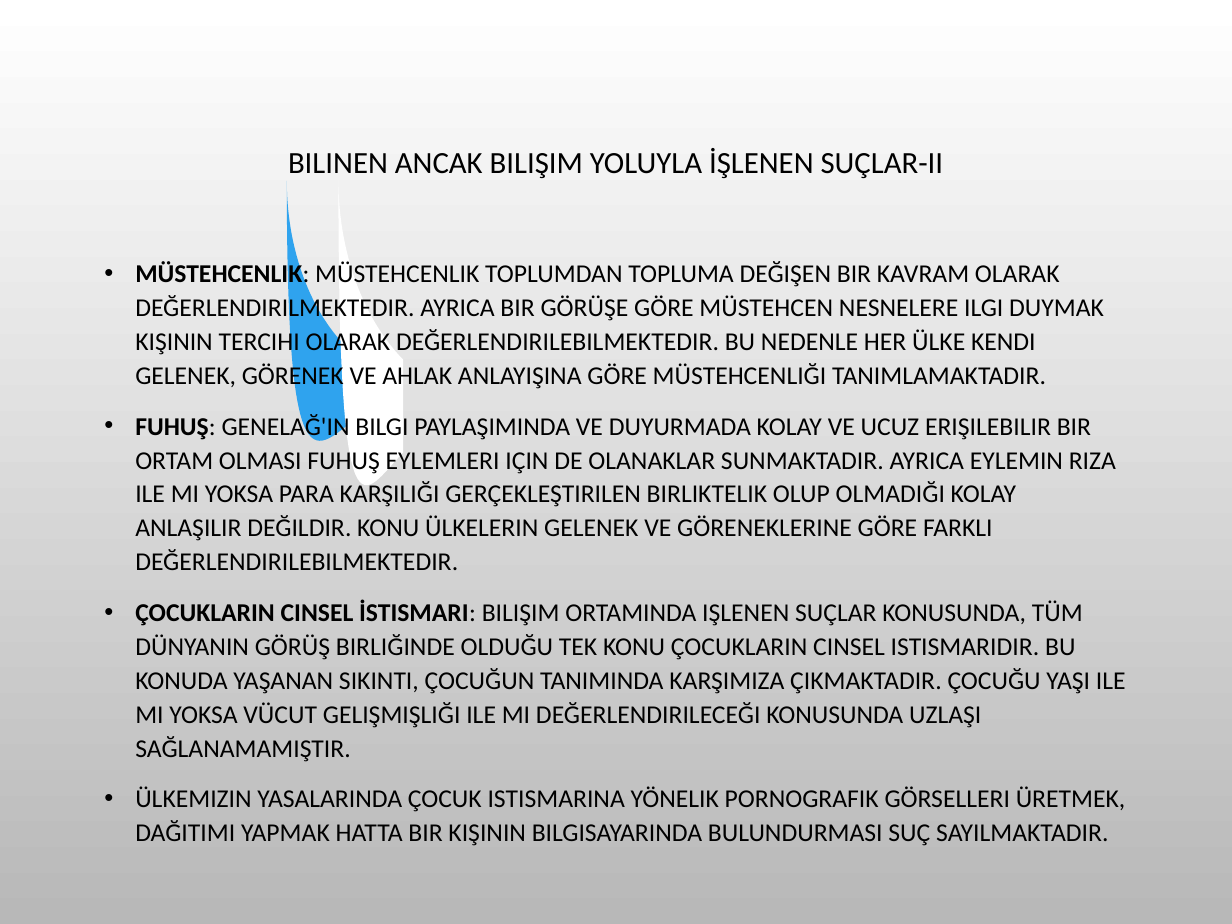
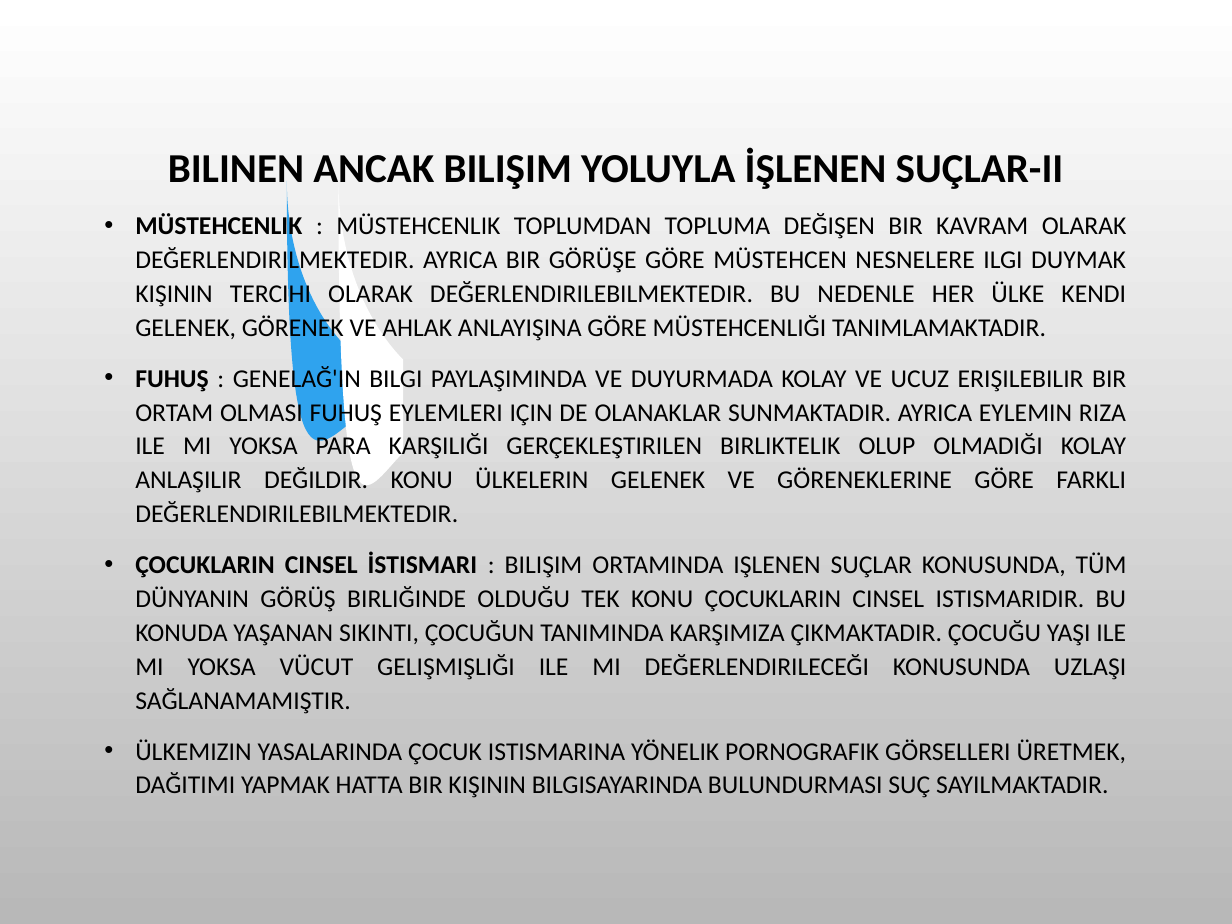
Before and after one commit to SevdanurGENC/20-21-Lecture-Notes, a slide deck: slide 18 of Bilişim Etiği ve Hukuku/3. Bolum - Meslek Etigi.ppt. Drawn at 1232x924 pixels with LibreOffice and Linux fonts; fonts in the diff are those of the drawing; background and template pictures are left out. Boxes give left, top, right and bottom in pixels: in the first picture for what was removed or moved away, otherwise in the second. Text is boxed around its words. In the diff, an @@ line names an element or a change of style, - is before the commit and + after.

```diff
--- a/Bilişim Etiği ve Hukuku/3. Bolum - Meslek Etigi.ppt
+++ b/Bilişim Etiği ve Hukuku/3. Bolum - Meslek Etigi.ppt
@@ title "BILINEN ANCAK BILIŞIM YOLUYLA İŞLENEN ..." at (168, 148, 1064, 189): size 18 to 24 pt, bold on @@
@@ text at (135, 213, 1127, 714): text changed @@
-• MÜSTEHCENLIK: MÜSTEHCENLIK TOPLUMDAN TOPLUMA DEĞIŞEN BIR KAVRAM OLARAK DEĞERLENDIRILMEKTEDIR. AYRICA BIR GÖRÜŞE GÖRE MÜSTEHCEN NESNELERE ILGI DUYMAK KIŞININ TERCIHI OLARAK DEĞERLENDIRILEBILMEKTEDIR. BU NEDENLE HER ÜLKE KENDI GELENEK, GÖRENEK VE AHLAK ANLAYIŞINA GÖRE MÜSTEHCENLIĞI TANIMLAMAKTADIR.
-• FUHUŞ: GENELAĞ'IN BILGI PAYLAŞIMINDA VE DUYURMADA KOLAY VE UCUZ ERIŞILEBILIR BIR ORTAM OLMASI FUHUŞ EYLEMLERI IÇIN DE OLANAKLAR SUNMAKTADIR. AYRICA EYLEMIN RIZA ILE MI YOKSA PARA KARŞILIĞI GERÇEKLEŞTIRILEN BIRLIKTELIK OLUP OLMADIĞI KOLAY ANLAŞILIR DEĞILDIR. KONU ÜLKELERIN GELENEK VE GÖRENEKLERINE GÖRE FARKLI DEĞERLENDIRILEBILMEKTEDIR.
-• ÇOCUKLARIN CINSEL İSTISMARI: BILIŞIM ORTAMINDA IŞLENEN SUÇLAR KONUSUNDA, TÜM DÜNYANIN GÖRÜŞ BIRLIĞINDE OLDUĞU TEK KONU ÇOCUKLARIN CINSEL ISTISMARIDIR. BU KONUDA YAŞANAN SIKINTI, ÇOCUĞUN TANIMINDA KARŞIMIZA ÇIKMAKTADIR. ÇOCUĞU YAŞI ILE MI YOKSA VÜCUT GELIŞMIŞLIĞI ILE MI DEĞERLENDIRILECEĞI KONUSUNDA UZLAŞI SAĞLANAMAMIŞTIR.
+• MÜSTEHCENLIK : MÜSTEHCENLIK TOPLUMDAN TOPLUMA DEĞIŞEN BIR KAVRAM OLARAK DEĞERLENDIRILMEKTEDIR. AYRICA BIR GÖRÜŞE GÖRE MÜSTEHCEN NESNELERE ILGI DUYMAK KIŞININ TERCIHI OLARAK DEĞERLENDIRILEBILMEKTEDIR. BU NEDENLE HER ÜLKE KENDI GELENEK, GÖRENEK VE AHLAK ANLAYIŞINA GÖRE MÜSTEHCENLIĞI TANIMLAMAKTADIR.
+• FUHUŞ : GENELAĞ'IN BILGI PAYLAŞIMINDA VE DUYURMADA KOLAY VE UCUZ ERIŞILEBILIR BIR ORTAM OLMASI FUHUŞ EYLEMLERI IÇIN DE OLANAKLAR SUNMAKTADIR. AYRICA EYLEMIN RIZA ILE MI YOKSA PARA KARŞILIĞI GERÇEKLEŞTIRILEN BIRLIKTELIK OLUP OLMADIĞI KOLAY ANLAŞILIR DEĞILDIR. KONU ÜLKELERIN GELENEK VE GÖRENEKLERINE GÖRE FARKLI DEĞERLENDIRILEBILMEKTEDIR.
+• ÇOCUKLARIN CINSEL İSTISMARI : BILIŞIM ORTAMINDA IŞLENEN SUÇLAR KONUSUNDA, TÜM DÜNYANIN GÖRÜŞ BIRLIĞINDE OLDUĞU TEK KONU ÇOCUKLARIN CINSEL ISTISMARIDIR. BU KONUDA YAŞANAN SIKINTI, ÇOCUĞUN TANIMINDA KARŞIMIZA ÇIKMAKTADIR. ÇOCUĞU YAŞI ILE MI YOKSA VÜCUT GELIŞMIŞLIĞI ILE MI DEĞERLENDIRILECEĞI KONUSUNDA UZLAŞI SAĞLANAMAMIŞTIR.
@@ text at (135, 739, 1127, 798): alignment left to justified @@
```
Also in this commit, not shown: 18 other slides changed, 3 other files.
